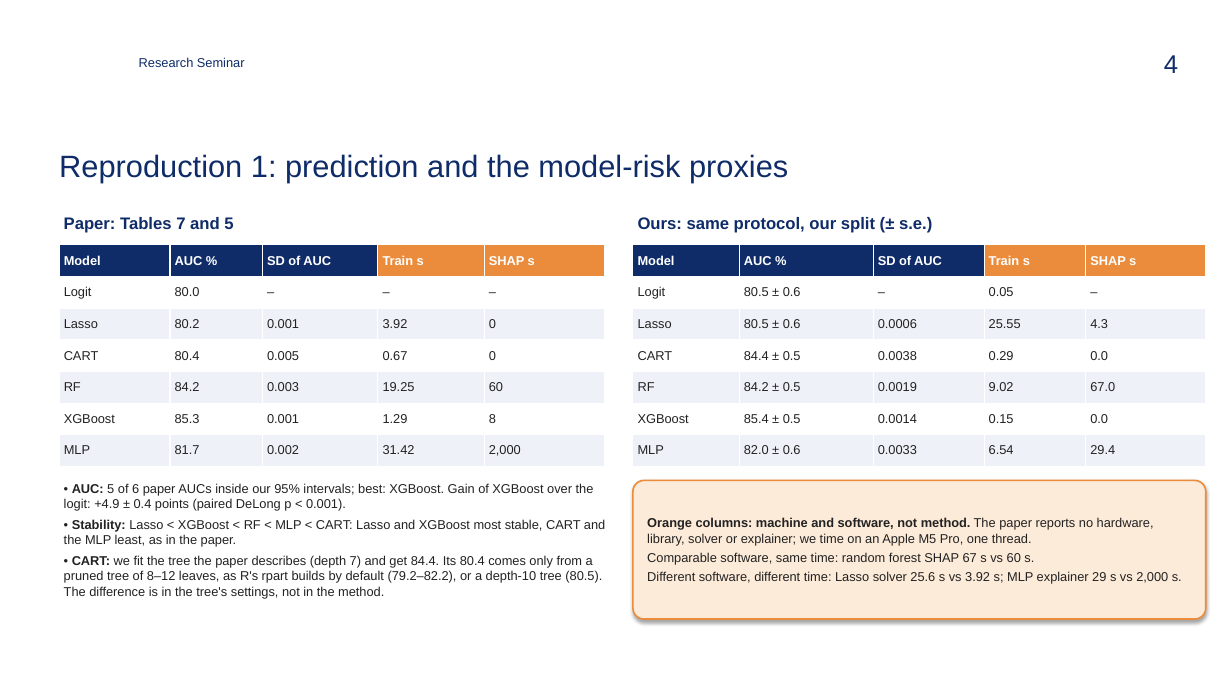
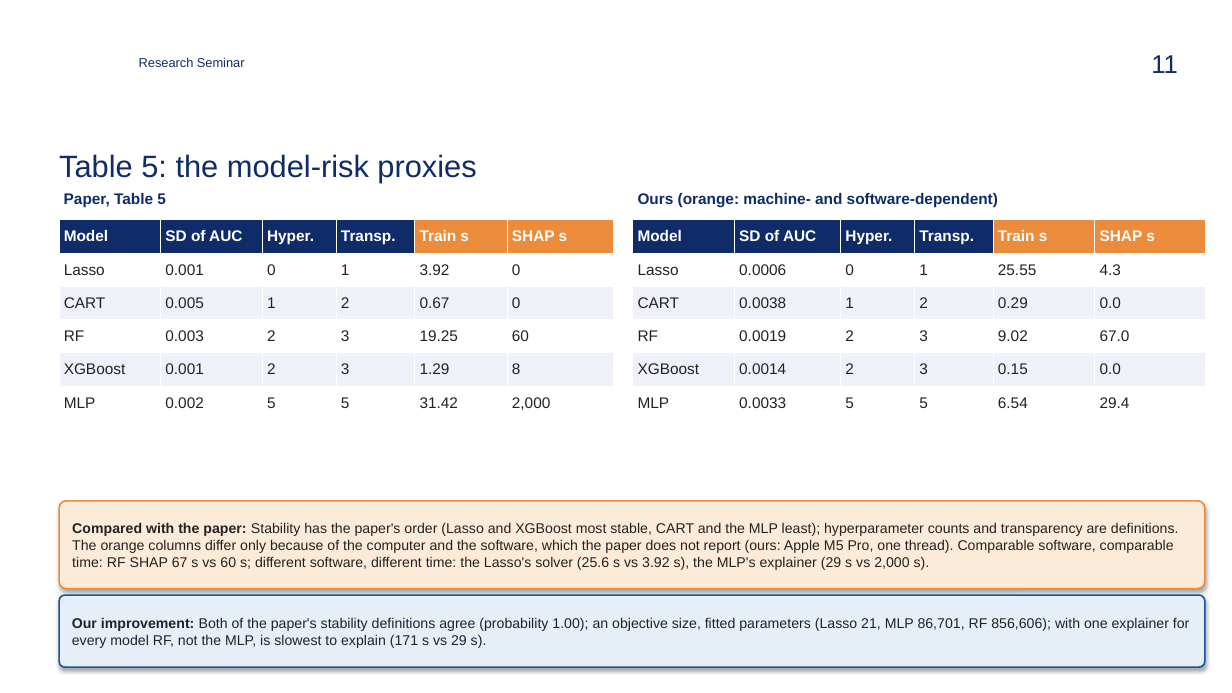
Before and after one commit to zavaz5/ml-model-risk, a slide deck: slide 11 of docs/presentation.pptx (slide 4 before the commit). Drawn at 1232x693 pixels with LibreOffice and Linux fonts; fonts in the diff are those of the drawing; background and template pictures are left out. Boxes give left, top, right and bottom in pixels: in the first picture for what was removed or moved away, otherwise in the second. Text is boxed around its words. In the diff, an @@ line names an element or a change of style, - is before the commit and + after.

Commit message:
Rebuild the main slides around the paper's results: one result per slide, paper next to ours
Each of eleven result slides shows the paper's version (cropped from its PDF
or its table) and ours, a green box when they agree or an orange box saying
why they differ, and a blue box with our improvement of that result. Extra
checks beyond the paper's results (appendix factors, the log-input logit,
the three-dataset benchmark, the Monte Carlo chart) move to the backups.
The 15-minute limit is set aside at the team's request (about 17.5 minutes).

```diff
--- a/docs/presentation.pptx
+++ b/docs/presentation.pptx
@@ page number at (x1=1151, y1=55, x2=1178, y2=73): text changed @@
-4
+11
@@ title at (x1=59, y1=154, x2=476, y2=182): text changed @@
-Reproduction 1: prediction and the model-risk proxies
+Table 5: the model-risk proxies
@@ text at (x1=64, y1=193, x2=166, y2=208): text changed; size 13 to 12 pt @@
-Paper: Tables 7 and 5
+Paper, Table 5
@@ text added at (x1=638, y1=193, x2=998, y2=208), 12 pt, text #0F2C68, bold @@
+Ours (orange: machine- and software-dependent)
@@ table at (x1=59, y1=220, x2=614, y2=420) @@
-Model | AUC % | SD of AUC | Train s | SHAP s
-Logit | 80.0 | – | – | –
-Lasso | 80.2 | 0.001 | 3.92 | 0
-CART | 80.4 | 0.005 | 0.67 | 0
-RF | 84.2 | 0.003 | 19.25 | 60
-XGBoost | 85.3 | 0.001 | 1.29 | 8
-MLP | 81.7 | 0.002 | 31.42 | 2,000
+Model | SD of AUC | Hyper. | Transp. | Train s | SHAP s
+Lasso | 0.001 | 0 | 1 | 3.92 | 0
+CART | 0.005 | 1 | 2 | 0.67 | 0
+RF | 0.003 | 2 | 3 | 19.25 | 60
+XGBoost | 0.001 | 2 | 3 | 1.29 | 8
+MLP | 0.002 | 5 | 5 | 31.42 | 2,000
@@ table resized from (x1=59, y1=245, x2=604, y2=467) to (x1=59, y1=220, x2=614, y2=420) @@
@@ table at (x1=633, y1=220, x2=1206, y2=420) @@
-Model | AUC % | SD of AUC | Train s | SHAP s
-Logit | 80.5 ± 0.6 | – | 0.05 | –
-Lasso | 80.5 ± 0.6 | 0.0006 | 25.55 | 4.3
-CART | 84.4 ± 0.5 | 0.0038 | 0.29 | 0.0
-RF | 84.2 ± 0.5 | 0.0019 | 9.02 | 67.0
-XGBoost | 85.4 ± 0.5 | 0.0014 | 0.15 | 0.0
-MLP | 82.0 ± 0.6 | 0.0033 | 6.54 | 29.4
+Model | SD of AUC | Hyper. | Transp. | Train s | SHAP s
+Lasso | 0.0006 | 0 | 1 | 25.55 | 4.3
+CART | 0.0038 | 1 | 2 | 0.29 | 0.0
+RF | 0.0019 | 2 | 3 | 9.02 | 67.0
+XGBoost | 0.0014 | 2 | 3 | 0.15 | 0.0
+MLP | 0.0033 | 5 | 5 | 6.54 | 29.4
@@ table resized from (x1=633, y1=245, x2=1206, y2=467) to (x1=633, y1=220, x2=1206, y2=420) @@
@@ text removed at (x1=638, y1=217, x2=932, y2=233) @@
-Ours: same protocol, our split (± s.e.)
@@ rounded rectangle "Compared with the paper: Stability ..." resized from (x1=633, y1=481, x2=1206, y2=619) to (x1=59, y1=501, x2=1205, y2=589) @@
@@ text removed at (x1=64, y1=483, x2=605, y2=598) @@
-• AUC: 5 of 6 paper AUCs inside our 95% intervals; best: XGBoost. Gain of XGBoost over the logit: +4.9 ± 0.4 points (paired DeLong p < 0.001).
-• Stability: Lasso < XGBoost < RF < MLP < CART: Lasso and XGBoost most stable, CART and the MLP least, as in the paper.
-• CART: we fit the tree the paper describes (depth 7) and get 84.4. Its 80.4 comes only from a pruned tree of 8–12 leaves, as R's rpart builds by default (79.2–82.2), or a depth-10 tree (80.5). The difference is in the tree's settings, not in the method.
@@ text in rounded rectangle at (x1=72, y1=522, x2=1179, y2=570): text changed; size 10 to 11 pt @@
-Orange columns: machine and software, not method. The paper reports no hardware, library, solver or explainer; we time on an Apple M5 Pro, one thread.
-Comparable software, same time: random forest SHAP 67 s vs 60 s.
-Different software, different time: Lasso solver 25.6 s vs 3.92 s; MLP explainer 29 s vs 2,000 s.
+Compared with the paper: Stability has the paper's order (Lasso and XGBoost most stable, CART and the MLP least); hyperparameter counts and transparency are definitions. The orange columns differ only because of the computer and the software, which the paper does not report (ours: Apple M5 Pro, one thread). Comparable software, comparable time: RF SHAP 67 s vs 60 s; different software, different time: the Lasso's solver (25.6 s vs 3.92 s), the MLP's explainer (29 s vs 2,000 s).
@@ rounded rectangle added at (x1=59, y1=595, x2=1205, y2=667), fill #E6EEF8, outline #1656A6 1.25 pt, 11 pt, text #222222 @@
+Our improvement: Both of the paper's stability definitions agree (probability 1.00); an objective size, fitted parameters (Lasso 21, MLP 86,701, RF 856,606); with one explainer for every model RF, not the MLP, is slowest to explain (171 s vs 29 s).
```
Also in this commit, not shown: 8 other slides changed, 6 slides added, 2 slides removed, 5 other files.
